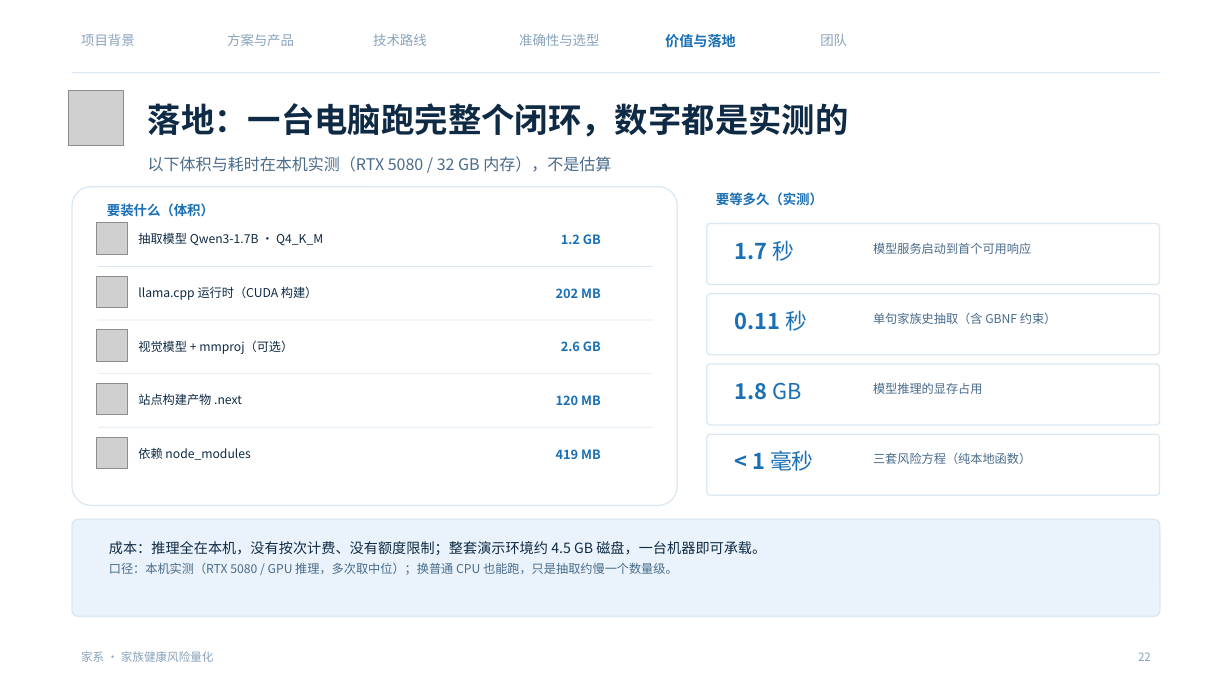
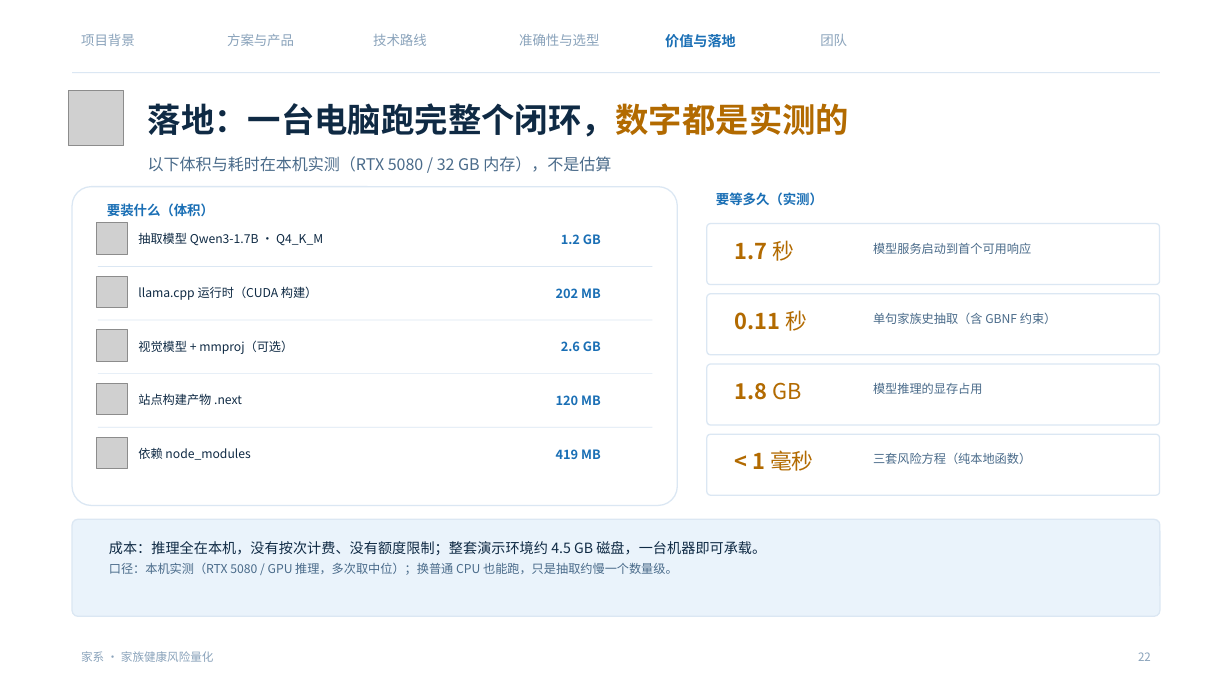
Before and after one commit to NimuStudio/jiaxi, a slide deck: slide 22 of deliverables/家系-答辩-v2.pptx. Drawn at 1232x693 pixels with LibreOffice and Linux fonts; fonts in the diff are those of the drawing; grey boxes stand for pictures; background and template pictures are left out. Boxes give left, top, right and bottom in pixels: in the first picture for what was removed or moved away, otherwise in the second. Text is boxed around its words. In the diff, an @@ line names an element or a change of style, - is before the commit and + after.

Commit message:
docs(deck): 建立颜色语义并突出重点（老师：配色单调、无重点）
之前全篇只有一个蓝，所以读起来平。这次不是加装饰色，而是给颜色定含义：
  主蓝 #1A6FB5 = 结构与流程
  墨青 #0F7C8C = 我们的方案 / 可回收（产品自己的概念色）
  琥珀 #B26A00 = 这页最重要的一句话或数字（新增）
  红   #B42318 = 风险 / 失败

## 落地方式
1. 标题强调：new_slide 支持 **…** 标记，强调片段着琥珀色（17 个页面已标）
   例：「口述进，**行动出**」「让模型不跑偏的**三道保险**」「**数字都是实测的**」
2. 重点卡填色：每页最重要的一块用浅底而不是白卡
   P5 第四步「可回收」→ 墨青底；P14 质量层 → 琥珀底；P18 第四步 → 墨青底
3. 关键数字用琥珀：P22 的 1.7 秒 / 0.11 秒 / 1.8 GB / <1 毫秒
4. 副标题保持常规字重（强调机制默认加粗会把副标题压得过重，已改为按用途传参）

预览图刷新为 6 张能体现配色系统的页（05/13/14/16/17/22）。

```diff
--- a/deliverables/家系-答辩-v2.pptx
+++ b/deliverables/家系-答辩-v2.pptx
@@ text "落地：一台电脑跑完整个闭环，数字都是实测的" at [148,103,849,137]: text colour #0F2A44 to #B26A00 in "落地：一台电脑跑完整个闭环，数字都是实测的" @@
@@ text colour #1A6FB5 to #B26A00 in 4 elements at [734,240,794,261], [734,310,807,331], [734,382,801,400], [752,450,814,471] @@
```
Also in this commit, not shown: 15 other slides changed, 1 other file.
